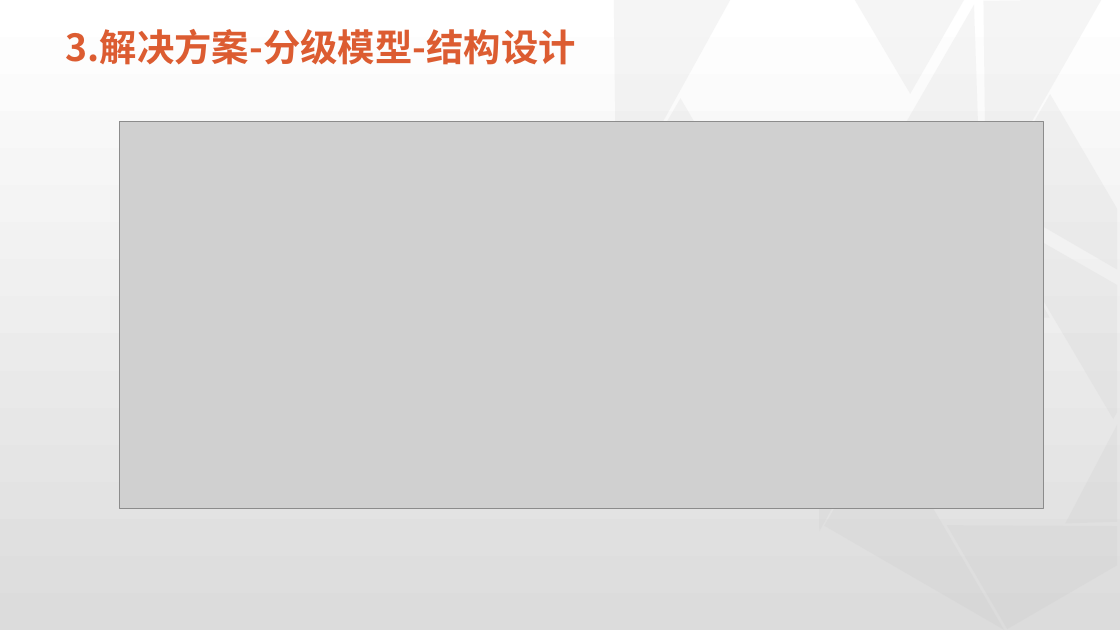
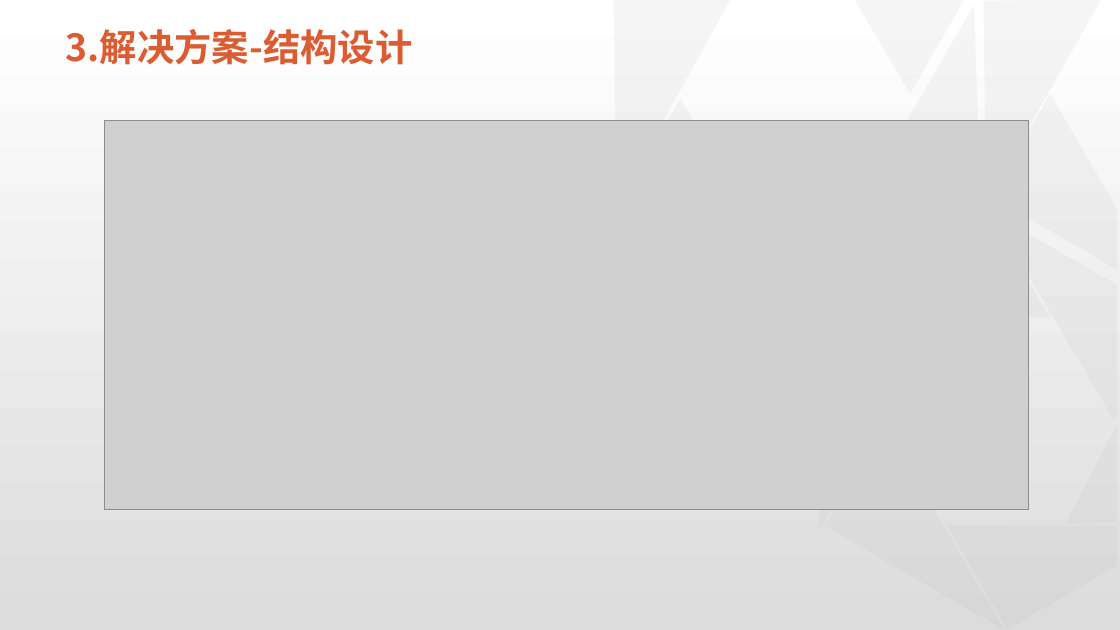
Before and after one commit to physicsLoveJava/java-miscellaneous, a slide deck: slide 21 of tech-interview/a-task/实习总结预展示板-新版.pptx (slide 15 before the commit). Drawn at 1120x630 pixels with LibreOffice and Linux fonts; fonts in the diff are those of the drawing; grey boxes stand for pictures; background and template pictures are left out. Boxes give left, top, right and bottom in pixels: in the first picture for what was removed or moved away, otherwise in the second. Text is boxed around its words. In the diff, an @@ line names an element or a change of style, - is before the commit and + after.

```diff
--- a/tech-interview/a-task/实习总结预展示板-新版.pptx
+++ b/tech-interview/a-task/实习总结预展示板-新版.pptx
@@ title at box(66, 29, 413, 65): text changed @@
-3.解决方案-分级模型-结构设计
+3.解决方案-结构设计
@@ picture: place and size @@
-picture at box(119, 121, 1044, 508)
+picture at box(104, 121, 1028, 509)
```
Also in this commit, not shown: 10 other slides changed, 4 slides added, 2 slides removed.
